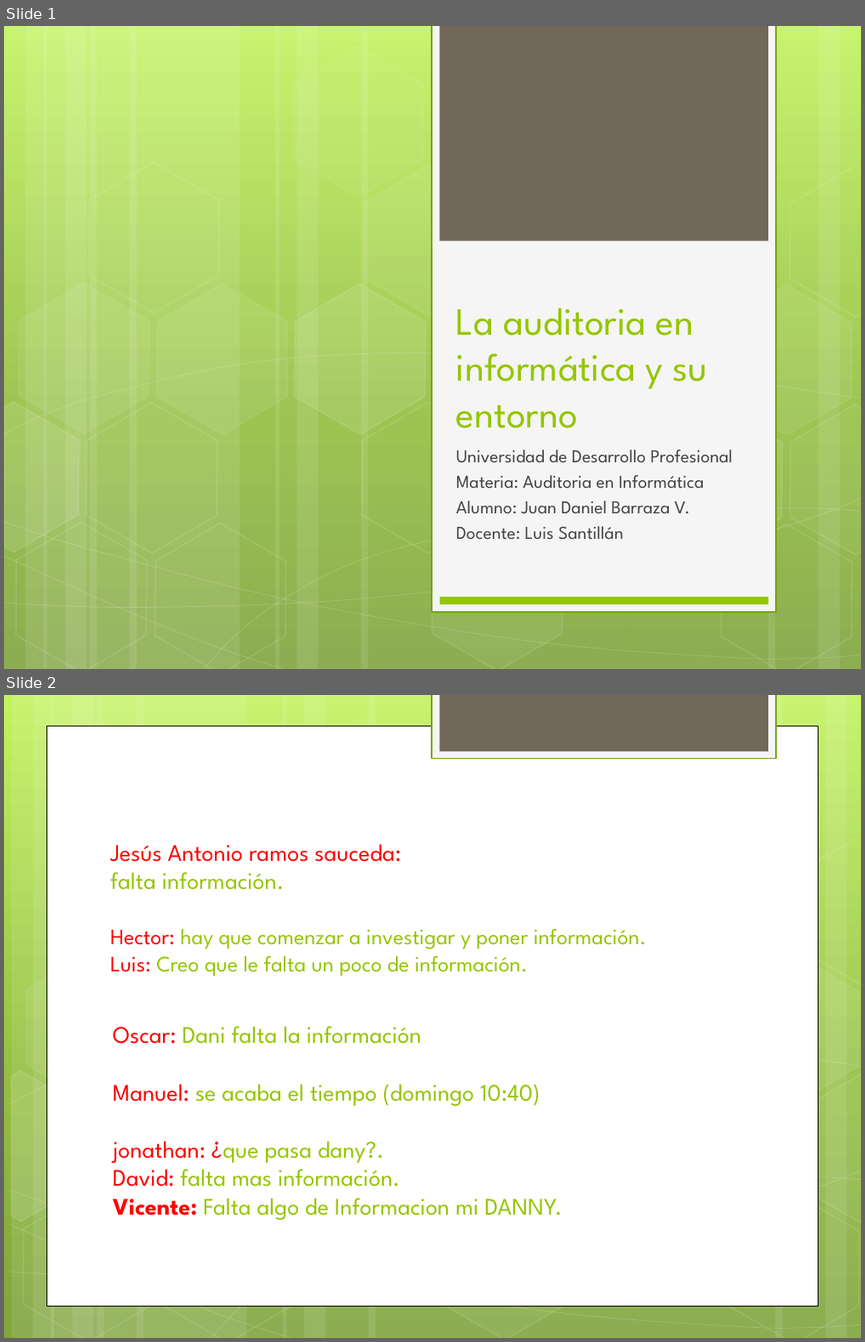
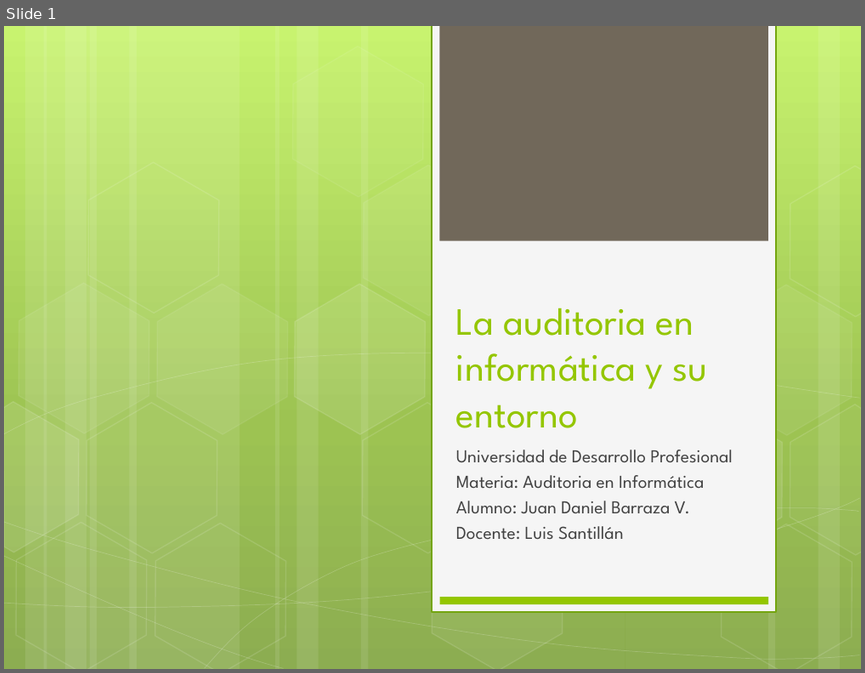
Before and after one commit to lc850/auditoria, a slide deck: La auditoria en informática y su entorno.pptx. Shown one above the other, each under a label of ours: slides 1 and 2 before the commit, slide 1 after it. The pictures are 865x1342 and 865x673 pixels, drawn with LibreOffice and Linux fonts; fonts in the diff are those of the drawing. Boxes give left, top, right and bottom in pixels: in the first picture for what was removed or moved away, otherwise in the second. Text is boxed around its words. In the diff, an @@ line names an element or a change of style, - is before the commit and + after.

```diff
--- a/La auditoria en informática y su entorno.pptx
+++ b/La auditoria en informática y su entorno.pptx
@@ slide 2 removed at (4,695,861,1338), background gradient #C3F35F to #93BF3F to #81A53E @@
@@ rectangle removed at (432,695,776,759) @@
@@ rectangle removed at (439,695,767,752) @@
@@ rectangle removed at (46,726,818,1305) @@
@@ group removed at (4,695,861,1338): 12 rectangles, 8 freeform shapes, 8 hexagons @@
@@ title removed at (110,844,401,890) @@
-Jesús Antonio ramos sauceda:
-falta información.
@@ text removed at (110,929,647,976) @@
-Hector: hay que comenzar a investigar y poner información.
-Luis: Creo que le falta un poco de información.
@@ text removed at (113,1026,562,1219) @@
-Oscar: Dani falta la información
-Manuel: se acaba el tiempo (domingo 10:40)
-jonathan: ¿que pasa dany?.
-David: falta mas información.
-Vicente: Falta algo de Informacion mi DANNY.
```
Also in this commit, not shown: 4 slides added, 2 other files.
